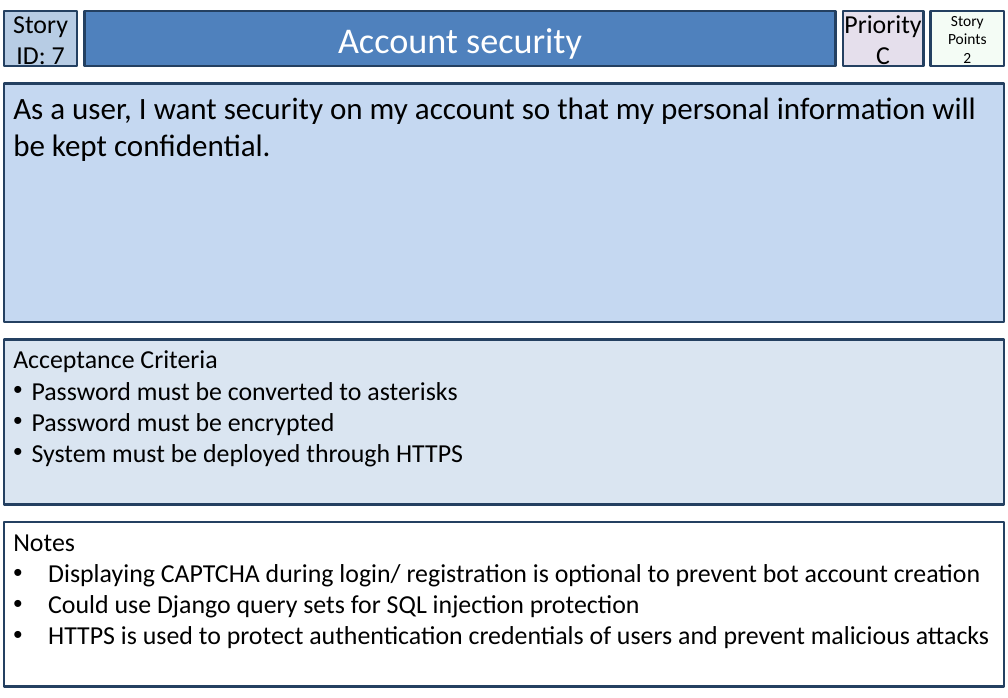
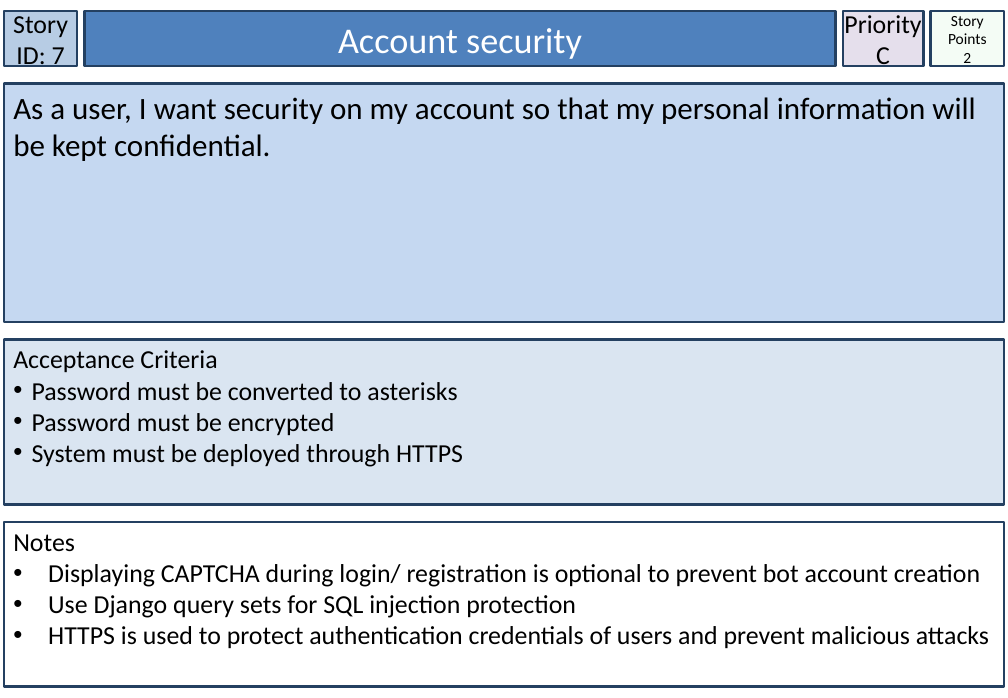
Before and after one commit to Nagarius/Phoenix, a slide deck: slide 8 of Doc/SCRUM documents/StoryCards_Smart_City_TeamPhoenix.pptx. Drawn at 1008x698 pixels with LibreOffice and Linux fonts; fonts in the diff are those of the drawing. Boxes give left, top, right and bottom in pixels: in the first picture for what was removed or moved away, otherwise in the second. Text is boxed around its words. In the diff, an @@ line names an element or a change of style, - is before the commit and + after.

```diff
--- a/Doc/SCRUM documents/StoryCards_Smart_City_TeamPhoenix.pptx
+++ b/Doc/SCRUM documents/StoryCards_Smart_City_TeamPhoenix.pptx
@@ text in rectangle at <box>48,595,576,618</box>: text changed @@
-• Could use Django query sets for SQL injection protection
+• Use Django query sets for SQL injection protection
```
Also in this commit, not shown: 15 other slides changed.
